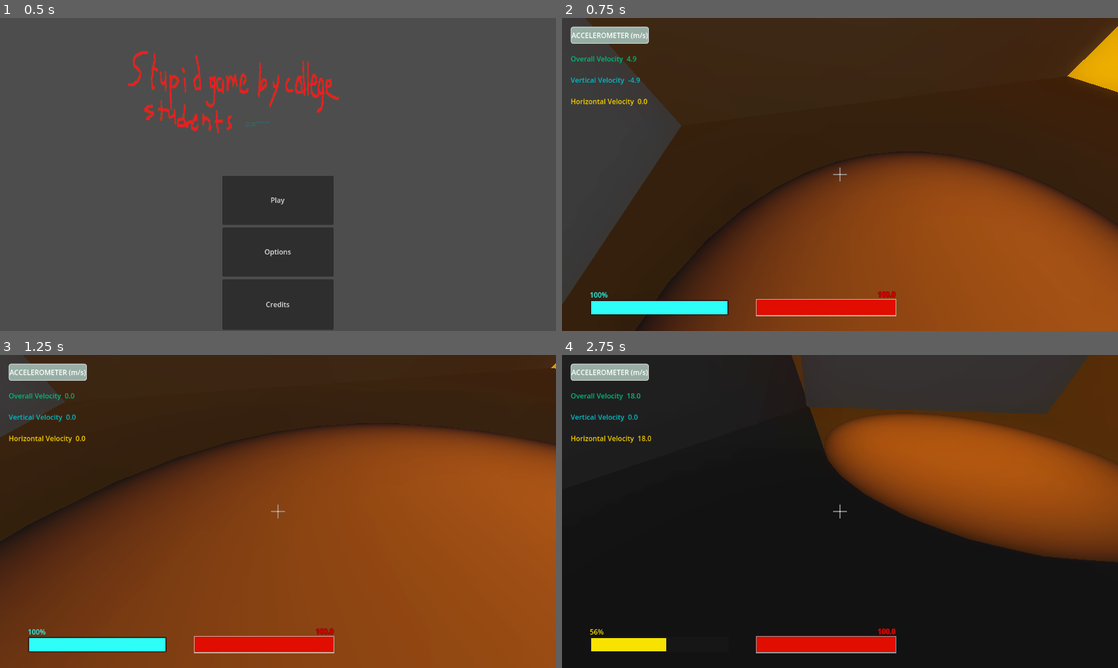
Above: before the commit, frames 1-4 (two rows, left to right).
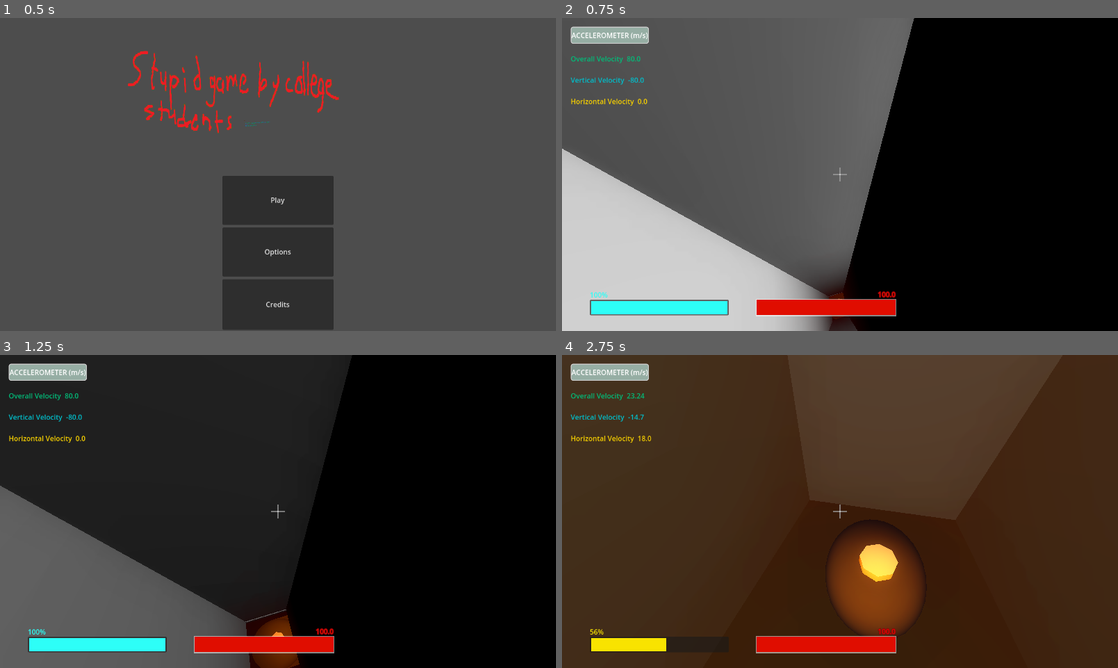
Above: after the commit, the same moments.

Repository: BridgeDeck/collegeproject-game
Game: Godot game, scene res://main.tscn
The game is run twice, just before and just after one commit, with the same random seed, the same clock (stepped at 60 frames per second) and the same inputs.
Inputs (mouse positions are in pixels of both pictures, inside the frame that each line leads up to):
- Up to frame 1 (0.5 s): no input
- Up to frame 2 (0.75 s): click "Play" at 0.5 s
- Up to frame 3 (1.25 s): no input
- Up to frame 4 (2.75 s): tap Space (jump) at 1.25, 1.52, 1.82, 2, 2.27, 2.3, 2.57 s; move the mouse to (962, 495) at 1.27 s; hold D (strafe_right) 1.28-2.03 s; hold Ctrl (crouch) 1.28-2.03 s; tap Shift (dash) at 1.55, 2.1 s; move the mouse to (728, 527) at 2.02 s; hold S (backward) from 2.03 s (still down)

Frame 1 is identical in both runs. In frame 2, 92% of the frame differs, in the area x 0-100%, y 0-100%; in frame 3, 86%; in frame 4, 91%.

Commit message:
changed project name to sickening, added slam bouncing, improved level, plans for a bouncepad and updated export config

Diff:
--- a/autoloads/local_player.gd
+++ b/autoloads/local_player.gd
@@ -116,7 +116,13 @@
 	sensitivity:float):
 	const NORMALIZER = 0.001
 
+
 	camera.rotate(up_direction, -player_input.x * sensitivity * NORMALIZER)
+
+	var prev_basis = camera.global_basis
 	camera.rotate_object_local(Vector3.LEFT, player_input.y * sensitivity * NORMALIZER)
+	if (-camera.global_basis.z).angle_to(up_direction) < deg_to_rad(6) or (-camera.global_basis.z).angle_to(-up_direction) < deg_to_rad(6):
+		camera.global_basis = prev_basis
+
 
 	camera.global_basis = Basis.looking_at(-camera.global_basis.z, up_direction)
--- a/entity/entity.tscn
+++ b/entity/entity.tscn
@@ -41,7 +41,6 @@
 platform_on_leave = 1
 safe_margin = 0.01
 script = ExtResource("1_bclhr")
-jump_force = 24.0
 
 [node name="LookFromCrouched" type="Marker3D" parent="."]
 transform = Transform3D(1, 0, 0, 0, 1, 0, 0, 0, 1, 0, -0.174875, 0)
--- a/entity/mc_entity.gd
+++ b/entity/mc_entity.gd
@@ -2,6 +2,8 @@
 
 extends Entity
 class_name MainCharacterEntity
+
+@export var base_jump_force:float = 18.0
 
 ## The maximum amount of dashes this entity can do at once
 @export var max_dash_allowance:float = 1.0
@@ -19,7 +21,10 @@
 @export var slam_speed:float = 80.0
 
 ## Used to indicate that this entity is slamming, and in what direction
-var current_slam_direction:Vector3 = Vector3()
+@export_storage var current_slam_direction:Vector3 = Vector3()
+
+@export var slam_bounce_degrade:float = 10.0
+var slam_bounce:float = 0.0
 
 ## An allowance of dashes that will deplete and regenerate as this entity dashes, or does anything else that depletes the allowance.
 var dash_allowance:float = max_dash_allowance
@@ -59,6 +64,17 @@
 	if Engine.is_editor_hint():
 		return
 
+	if slam_bounce > base_jump_force:
+		jump_force = slam_bounce
+	else:
+		jump_force = base_jump_force
+
+	if (not ((action_previous & FLAG_JUMP) == FLAG_JUMP)) \
+		and ((action & FLAG_JUMP) == FLAG_JUMP) \
+		and jump_count > 0 \
+		and can_jump():
+		slam_bounce = 0.0
+
 	# Do all the standard entity physics stuff BEFORE doing more player based things
 	_entity_physics_process(delta)
 
@@ -95,15 +111,18 @@
 		and (action & FLAG_CROUCH) == FLAG_CROUCH \
 		and not is_on_floor():
 			current_slam_direction = -up_direction
+			slam_bounce = 0
 
 	# Handle slamming
 	if not current_slam_direction.is_zero_approx():
 		if is_on_floor(): # Stop slamming once on floor
 			current_slam_direction = Vector3()
-		else: # Otherwise apply constant force towards the slam direction
+		else: # Otherwise apply constant force towards the slam direction aswell as adding slam_bounce
 			velocity = current_slam_direction * slam_speed
+			slam_bounce += slam_speed * delta
 
-	else: # If not slamming, just do crouching as normal
+	else: # If not slamming, just do crouching as normal and start degrading the slam bounce
+		slam_bounce = move_toward(slam_bounce, 0, slam_bounce_degrade*delta)
 		_entity_crouch_checking(delta)
 
 	move_and_slide()
--- a/entity/mc_entity.tscn
+++ b/entity/mc_entity.tscn
@@ -10,7 +10,7 @@
 [sub_resource type="StandardMaterial3D" id="StandardMaterial3D_7n7gl"]
 resource_local_to_scene = true
 transparency = 1
-albedo_color = Color(0, 1, 1, 0.1)
+albedo_color = Color(0, 1, 1, 0.334)
 
 [sub_resource type="BoxShape3D" id="BoxShape3D_5vndw"]
 resource_local_to_scene = true
@@ -23,13 +23,21 @@
 
 [node name="MainCharacterEntity" instance=ExtResource("1_7n7gl")]
 platform_on_leave = 2
-safe_margin = 0.1
 script = ExtResource("2_5vndw")
+base_jump_force = 18.0
 max_dash_allowance = 3.0
 dash_regeneration = 0.6
 dash_duration = 0.1
 dash_speed = 72.0
 slam_speed = 80.0
+current_slam_direction = Vector3(0, 0, 0)
+slam_bounce_degrade = 10.0
+slam_bounce = 0.0
+dash_allowance = null
+current_dash_duration = 0.0
+current_dash_direction = Vector3(0, 0, 0)
+prevdash_duration = 0.0
+jump_force = 20.0
 acceleration = 96.0
 crouch_speed = 6.0
 
--- a/maps/base_map.gd
+++ b/maps/base_map.gd
@@ -8,14 +8,16 @@
 func get_camera()->Camera3D:
 	return $Camera3D
 
+func first_person(entity:Entity):
+	LocalPlayer.controlled_entity = entity
+	LocalPlayer.player_camera_state = LocalPlayer.PlayerCameraState.PLAYER_FIRST_PERSON
+	LocalPlayer.player_camera = get_camera()
+	Input.mouse_mode = Input.MOUSE_MODE_CAPTURED
+
 func _ready() -> void:
 	if Engine.is_editor_hint():
 		return
 
 	# default behavior, should be overridden according to the maps needs
 	get_camera().make_current()
-	LocalPlayer.player_camera_state = LocalPlayer.PlayerCameraState.PLAYER_SPECTATOR
-	LocalPlayer.player_camera = get_camera()
-
-	LocalPlayer.player_camera_state = LocalPlayer.PlayerCameraState.PLAYER_FIRST_PERSON
-	LocalPlayer.controlled_entity = $MainCharacterEntity
+	first_person($MainCharacterEntity)
--- a/maps/tutorial.gd
+++ b/maps/tutorial.gd
@@ -2,8 +2,8 @@
 extends "res://maps/base_map.gd"
 
 @onready var elevator_target_array = [$ObstacleCourse/Elevator/Target1, $ObstacleCourse/Elevator/Target2]
-var elevator_target_array_current:int = 1
-var elevator_target_array_previous:int = 0
+@export_storage var elevator_target_array_current:int = 1
+@export_storage var elevator_target_array_previous:int = 0
 
 const PROGRESS_SECS = 2.5
 
@@ -14,9 +14,12 @@
 	if Engine.is_editor_hint():
 		return
 
-	LocalPlayer.player_camera_state = LocalPlayer.PlayerCameraState.PLAYER_FIRST_PERSON
-	LocalPlayer.controlled_entity = $MainCharacterEntity
-	LocalPlayer.player_camera = $Camera3D
+	first_person($MainCharacterEntity)
+	$SpawnDownForce.body_entered.connect(_throw_player_down)
+
+func _throw_player_down(body):
+	$MainCharacterEntity.current_slam_direction = -$MainCharacterEntity.up_direction
+
 
 ## Pick the next target for the Elevator
 func next_elev_target():
--- a/maps/tutorial.tscn
+++ b/maps/tutorial.tscn
@@ -89,9 +89,16 @@
 emission = Color(0.933831, 0.784326, 0.095294, 1)
 emission_energy_multiplier = 1.23
 
+[sub_resource type="ViewportTexture" id="ViewportTexture_gm6ol"]
+viewport_path = NodePath("ObstacleCourse/SlamBounceTutorial/InstructSlamBounce/SubViewport")
+
+[sub_resource type="BoxShape3D" id="BoxShape3D_50mgq"]
+
 [node name="Tutorial" instance=ExtResource("1_q213a")]
 script = ExtResource("2_x7mfr")
-elevator_progress = 0.0
+elevator_target_array_current = 1
+elevator_target_array_previous = 0
+elevator_progress = 0.37
 
 [node name="DirectionalLight3D" parent="." index="0"]
 layers = 0
@@ -104,6 +111,9 @@
 process_mode = 4
 visible = false
 use_collision = false
+
+[node name="Camera3D" parent="." index="3"]
+transform = Transform3D(-0.251243, 0.748637, -0.61353, 0, 0.633862, 0.773447, 0.967924, 0.194323, -0.159254, 0, 5.0078, 0)
 
 [node name="MapBoundaries" type="CSGCylinder3D" parent="." index="4"]
 transform = Transform3D(1, 0, 0, 0, 1, 0, 0, 0, 1, 0, -0.475586, 0)
@@ -180,14 +190,14 @@
 height = 1.04883
 
 [node name="SpawnLight" parent="." index="5" instance=ExtResource("3_x7mfr")]
-transform = Transform3D(1, 0, 0, 0, 0.648213, 0.761459, 0, -0.761459, 0.648213, -0.518264, 84.6008, 57.07)
+transform = Transform3D(1, 0, 0, 0, 0.648213, 0.761459, 0, -0.761459, 0.648213, -0.518264, 49.3891, 27.0951)
 light_color = Color(0.609806, 0.288826, 0.00834193, 1)
 light_energy = 250.0
 shadow_normal_bias = 2.781
 shadow_reverse_cull_face = true
-spot_range = 124.916
+spot_range = 70.9789
 spot_attenuation = 0.0
-spot_angle = 2.57
+spot_angle = 4.0
 spot_angle_attenuation = 0.482972
 
 [node name="MapLantern" type="CSGCylinder3D" parent="." index="6"]
@@ -216,15 +226,15 @@
 [node name="Tutorial" type="Node" parent="." index="8"]
 
 [node name="SpawnWall" type="CSGBox3D" parent="Tutorial" index="0"]
-transform = Transform3D(1, 0, 0, 0, 1, 0, 0, 0, 1, -11.5968, 13.0351, -1.20231)
-use_collision = true
-size = Vector3(2.89551, 26.6074, 47.2043)
+transform = Transform3D(1, 0, 0, 0, 1, 0, 0, 0, 1, -11.5968, 24.2087, 2.76132)
+use_collision = true
+size = Vector3(2.89551, 48.9546, 55.1316)
 
 [node name="JumpTutorial" type="CSGBox3D" parent="Tutorial" index="1"]
-transform = Transform3D(1, 0, 0, 0, 1, 0, 0, 0, 1, -0.60319, 2.92279, 4)
+transform = Transform3D(1, 0, 0, 0, 1, 0, 0, 0, 1, -1.28544, 2.92279, 4)
 use_collision = true
 collision_mask = 0
-size = Vector3(24.4214, 6.84558, 1)
+size = Vector3(23.0569, 6.84558, 1)
 material = SubResource("StandardMaterial3D_ju2a6")
 
 [node name="CrouchTutorial" type="CSGBox3D" parent="Tutorial" index="2"]
@@ -235,15 +245,15 @@
 material = SubResource("StandardMaterial3D_lfi8r")
 
 [node name="SpawnWall2" type="CSGBox3D" parent="Tutorial" index="3"]
-transform = Transform3D(-4.37114e-08, 0, 1, 0, 1, 0, -1, 0, -4.37114e-08, 0.551482, 13.162, -24.3016)
-use_collision = true
-size = Vector3(1.98816, 26.4917, 21.401)
+transform = Transform3D(-4.37114e-08, 0, 1, 0, 1, 0, -1, 0, -4.37114e-08, 0.551482, 24.3486, -24.3016)
+use_collision = true
+size = Vector3(1.98816, 48.865, 21.401)
 material = SubResource("StandardMaterial3D_gm6ol")
 
 [node name="SpawnWall3" type="CSGBox3D" parent="Tutorial" index="4"]
-transform = Transform3D(1, 0, 0, 0, 1, 0, 0, 0, 1, 10.1347, 13.1765, -1.23174)
-use_collision = true
-size = Vector3(2.53796, 26.3901, 46.8277)
+transform = Transform3D(1, 0, 0, 0, 1, 0, 0, 0, 1, 10.1347, 15.2372, -0.803622)
+use_collision = true
+size = Vector3(2.53796, 30.5116, 47.6839)
 
 [node name="Window" type="CSGBox3D" parent="Tutorial" index="5"]
 transform = Transform3D(1, 0, 0, 0, 0.645858, -0.763458, 0, 0.763458, 0.645858, -0.834959, 18.1511, -2.27722)
@@ -299,7 +309,7 @@
 material = SubResource("StandardMaterial3D_m6v04")
 
 [node name="CrouchIndicator" parent="Tutorial" index="10" instance=ExtResource("3_x7mfr")]
-transform = Transform3D(1, 0, 0, 0, 0.912955, 0.408059, 0, -0.408059, 0.912955, -1.90735e-06, 12.7488, 60.4062)
+transform = Transform3D(0.728431, -0.501895, 0.466358, 1.67638e-08, 0.680696, 0.732566, -0.685119, -0.533624, 0.49584, 11.939, 17.2076, 27.7746)
 light_energy = 11.836
 spot_range = 56.4068
 spot_attenuation = 0.0
@@ -327,10 +337,55 @@
 so don't turn too tight."
 horizontal_alignment = 1
 
+[node name="CSGCylinder3D" type="CSGCylinder3D" parent="Tutorial" index="12"]
+transform = Transform3D(1, 0, 0, 0, 1, 0, 0, 0, 1, -0.260261, -0.0958142, -15.0861)
+use_collision = true
+radius = 1.70947
+
+[node name="Hole" type="CSGBox3D" parent="Tutorial" index="13"]
+transform = Transform3D(1, 0, 0, 0, 1, 0, 0, 0, 1, -6.99109, 25.9882, -16.1221)
+use_collision = true
+size = Vector3(7.45435, 1, 14.6143)
+
+[node name="Hole2" type="CSGBox3D" parent="Tutorial" index="14"]
+transform = Transform3D(1, 0, 0, 0, 1, 0, 0, 0, 1, 5.94548, 25.9882, -16.1221)
+use_collision = true
+size = Vector3(7.45435, 1, 14.6143)
+
+[node name="Hole3" type="CSGBox3D" parent="Tutorial" index="15"]
+transform = Transform3D(1, 0, 0, 0, 1, 0, 0, 0, 1, -0.757133, 25.9882, -20.9983)
+use_collision = true
+size = Vector3(7.45435, 1, 4.89258)
+
+[node name="Hole4" type="CSGBox3D" parent="Tutorial" index="16"]
+transform = Transform3D(1, 0, 0, 0, 1, 0, 0, 0, 1, -0.757133, 25.9882, -10.816)
+use_collision = true
+size = Vector3(7.45435, 1, 3.97131)
+
+[node name="Shaftwall" type="CSGBox3D" parent="Tutorial" index="17"]
+transform = Transform3D(1, 0, 0, 0, 1, 0, 0, 0, 1, -3.72882, 64.3645, -15.6047)
+use_collision = true
+size = Vector3(0.92981, 76.0666, 5.84708)
+
+[node name="Shaftwall2" type="CSGBox3D" parent="Tutorial" index="18"]
+transform = Transform3D(1, 0, 0, 0, 1, 0, 0, 0, 1, 2.75753, 64.3645, -15.6047)
+use_collision = true
+size = Vector3(0.92981, 76.0666, 5.84708)
+
+[node name="Shaftwall3" type="CSGBox3D" parent="Tutorial" index="19"]
+transform = Transform3D(1, 0, 0, 0, 1, 0, 0, 0, 1, -0.311357, 64.3645, -12.7293)
+use_collision = true
+size = Vector3(6.62479, 76.0666, 1.62833)
+
+[node name="Shaftwall4" type="CSGBox3D" parent="Tutorial" index="20"]
+transform = Transform3D(1, 0, 0, 0, 1, 0, 0, 0, 1, -0.311357, 64.3645, -18.8166)
+use_collision = true
+size = Vector3(6.62479, 76.0666, 1.62833)
+
 [node name="ObstacleCourse" type="Node" parent="." index="9"]
 
 [node name="Elevator" type="AnimatableBody3D" parent="ObstacleCourse" index="0"]
-transform = Transform3D(1, 0, 0, 0, 1, 0, 0, 0, 1, 0, 0.365717, 27.1337)
+transform = Transform3D(1, 0, 0, 0, 1, 0, 0, 0, 1, 0, 4.77382, 27.1337)
 collision_mask = 0
 input_ray_pickable = false
 
@@ -348,6 +403,10 @@
 [node name="Target2" type="Marker3D" parent="ObstacleCourse/Elevator" index="2"]
 transform = Transform3D(1, 0, 0, 0, 1, 0, 0, 0, 1, 0, 30.1502, 27.1337)
 top_level = true
+
+[node name="OmniLight3D" type="OmniLight3D" parent="ObstacleCourse/Elevator" index="3"]
+light_color = Color(1.34766e-06, 0.845522, 0.775508, 1)
+omni_range = 10.0
 
 [node name="Platform1" type="CSGBox3D" parent="ObstacleCourse" index="1"]
 transform = Transform3D(1, 0, 0, 0, 1, 0, 0, 0, 1, 17.8266, 30.5458, 26.4518)
@@ -381,20 +440,80 @@
 size = Vector3(17.8748, 17.562, 2.14014)
 material = SubResource("StandardMaterial3D_4gvda")
 
-[node name="Platform2" type="CSGBox3D" parent="ObstacleCourse" index="3"]
+[node name="HighlightPlatform1" type="CSGBox3D" parent="ObstacleCourse" index="3"]
 transform = Transform3D(1, 0, 0, 0, 1, 0, 0, 0, 1, 13.7596, 30.5458, 16.6569)
 use_collision = true
 size = Vector3(9.58923, 1, 8.09314)
 material = SubResource("StandardMaterial3D_fqkom")
 
 [node name="Seperator2" type="CSGBox3D" parent="ObstacleCourse" index="4"]
-transform = Transform3D(-4.37114e-08, 0, 1, 0, 1, 0, -1, 0, -4.37114e-08, 9.89731, 39.8151, 13.5809)
-use_collision = true
-size = Vector3(18.3012, 17.9571, 2.14014)
-
-[node name="MainCharacterEntity" parent="." index="10" instance=ExtResource("4_2337y")]
-transform = Transform3D(1, 0, 0, 0, 1, 0, 0, 0, 1, 0.0541296, 4.15136, -17.217)
-
-[node name="OmniLight3D" type="OmniLight3D" parent="." index="11"]
+transform = Transform3D(-4.37114e-08, 0, 1, 0, 1, 0, -1, 0, -4.37114e-08, 9.8718, 39.4915, -0.657163)
+use_collision = true
+size = Vector3(46.7773, 18.6042, 2.19116)
+
+[node name="OOBWall2" type="CSGBox3D" parent="ObstacleCourse" index="5"]
+transform = Transform3D(1, 0, 0, 0, -4.37114e-08, -1, 0, 1, -4.37114e-08, 14.9995, 23.4437, 30.4158)
+use_collision = true
+size = Vector3(56.1368, 1, 51.7665)
+
+[node name="OOBWall" type="CSGBox3D" parent="ObstacleCourse" index="6"]
+transform = Transform3D(1, 0, 0, 0, 1, 0, 0, 0, 1, 39.9496, 28.7971, 6.76521)
+use_collision = true
+size = Vector3(2.53796, 57.6313, 47.6839)
+
+[node name="OOBWall3" type="CSGBox3D" parent="ObstacleCourse" index="7"]
+transform = Transform3D(1, 0, 0, 0, -4.37114e-08, -1, 0, 1, -4.37114e-08, 32.1805, 23.4437, -17.3768)
+use_collision = true
+size = Vector3(21.7749, 1, 51.7665)
+
+[node name="SlamBounceTutorial" type="Marker3D" parent="ObstacleCourse" index="8"]
+transform = Transform3D(1, 0, 0, 0, 1, 0, 0, 0, 1, 18.4563, 31.3599, 1.11988)
+
+[node name="Seperator3" type="CSGBox3D" parent="ObstacleCourse/SlamBounceTutorial" index="0"]
+transform = Transform3D(1, 0, 0, 0, 1, 0, 0, 0, 1, 6.33055, 1.12997, 2.46008)
+use_collision = true
+size = Vector3(27.8857, 25.2761, 1)
+material = SubResource("StandardMaterial3D_4gvda")
+
+[node name="HighlightPlatform2" type="CSGBox3D" parent="ObstacleCourse/SlamBounceTutorial" index="1"]
+transform = Transform3D(1, 0, 0, 0, 1, 0, 0, 0, 1, -1.62225, -11.3099, -13.2246)
+use_collision = true
+size = Vector3(11.0621, 1, 10.7168)
+material = SubResource("StandardMaterial3D_fqkom")
+
+[node name="InstructSlamBounce" type="Sprite3D" parent="ObstacleCourse/SlamBounceTutorial" index="2"]
+transform = Transform3D(1, 0, 0, 0, 1, 0, 0, 0, 1, -1.55152, 5.80611, 8.6453)
+billboard = 1
+texture = SubResource("ViewportTexture_gm6ol")
+
+[node name="SubViewport" type="SubViewport" parent="ObstacleCourse/SlamBounceTutorial/InstructSlamBounce" index="0"]
+transparent_bg = true
+size = Vector2i(642, 232)
+
+[node name="Label" type="Label" parent="ObstacleCourse/SlamBounceTutorial/InstructSlamBounce/SubViewport" index="0"]
+offset_right = 40.0
+offset_bottom = 23.0
+theme_override_colors/font_color = Color(0, 1, 0, 1)
+theme_override_font_sizes/font_size = 32
+text = "Slam by pressing CTRL while in the air.
+You can then jump shortly after
+landing to get a higher jump that
+scales with how long you slammed."
+horizontal_alignment = 1
+
+[node name="OmniLight3D" type="OmniLight3D" parent="." index="10"]
 transform = Transform3D(1, 0, 0, 0, 1, 0, 0, 0, 1, 0, -0.285204, 16.7235)
 omni_range = 20.6498
+
+[node name="MainCharacterEntity" parent="." index="11" instance=ExtResource("4_2337y")]
+transform = Transform3D(1, 0, 0, 0, 1, 0, 0, 0, 1, -0.000209898, 98.9743, -15.0421)
+base_jump_force = 20.0
+
+[node name="SpawnDownForce" type="Area3D" parent="." index="12"]
+transform = Transform3D(1, 0, 0, 0, 1, 0, 0, 0, 1, 0, 98.3647, -15.0421)
+collision_layer = 0
+collision_mask = 2
+monitorable = false
+
+[node name="CollisionShape3D" type="CollisionShape3D" parent="SpawnDownForce" index="0"]
+shape = SubResource("BoxShape3D_50mgq")
--- a/project.godot
+++ b/project.godot
@@ -10,7 +10,7 @@
 
 [application]
 
-config/name="college-game-project"
+config/name="Sickening"
 run/main_scene="uid://c8vm4vhcq6crk"
 config/features=PackedStringArray("4.4", "GL Compatibility")
 config/icon="res://icon.svg"
--- /dev/null
+++ b/props/bouncepad/bouncepad.gd
@@ -0,0 +1,12 @@
+extends Area3D
+
+func _ready() -> void:
+	body_entered.connect(_on_body_entered)
+
+func _on_body_entered(_body:Node3D):
+	if not _body is Entity:
+		return
+
+	var entity:Entity = _body
+
+	entity.velocity = global_basis.y
--- /dev/null
+++ b/props/bouncepad/bouncepad.tscn
@@ -0,0 +1,6 @@
+[gd_scene load_steps=2 format=3 uid="uid://bf88m8gj7kwfo"]
+
+[ext_resource type="Script" uid="uid://v5gn33vwhgpy" path="res://props/bouncepad/bouncepad.gd" id="1_xc5oc"]
+
+[node name="Bouncepad" type="Area3D"]
+script = ExtResource("1_xc5oc")
Not shown, changed: export_presets.cfg
Not shown: 1 places in maps/tutorial.tscn that only renumber resources
Not shown, added: props/bouncepad/bouncepad.gd.uid
